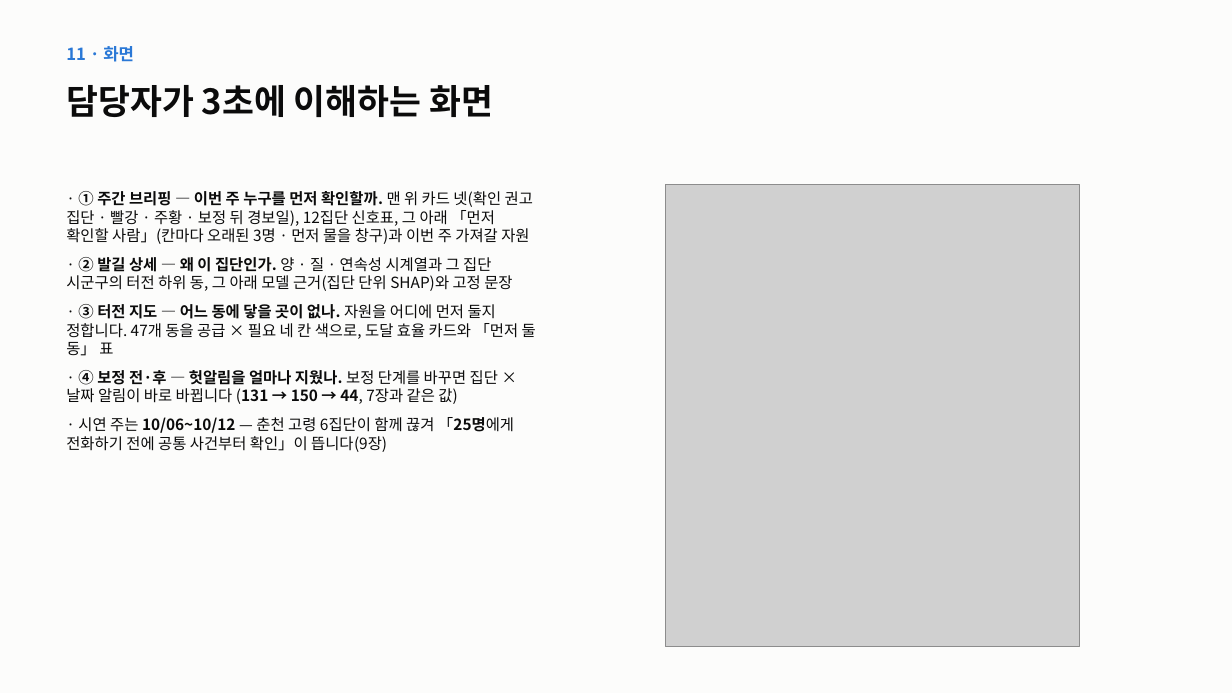
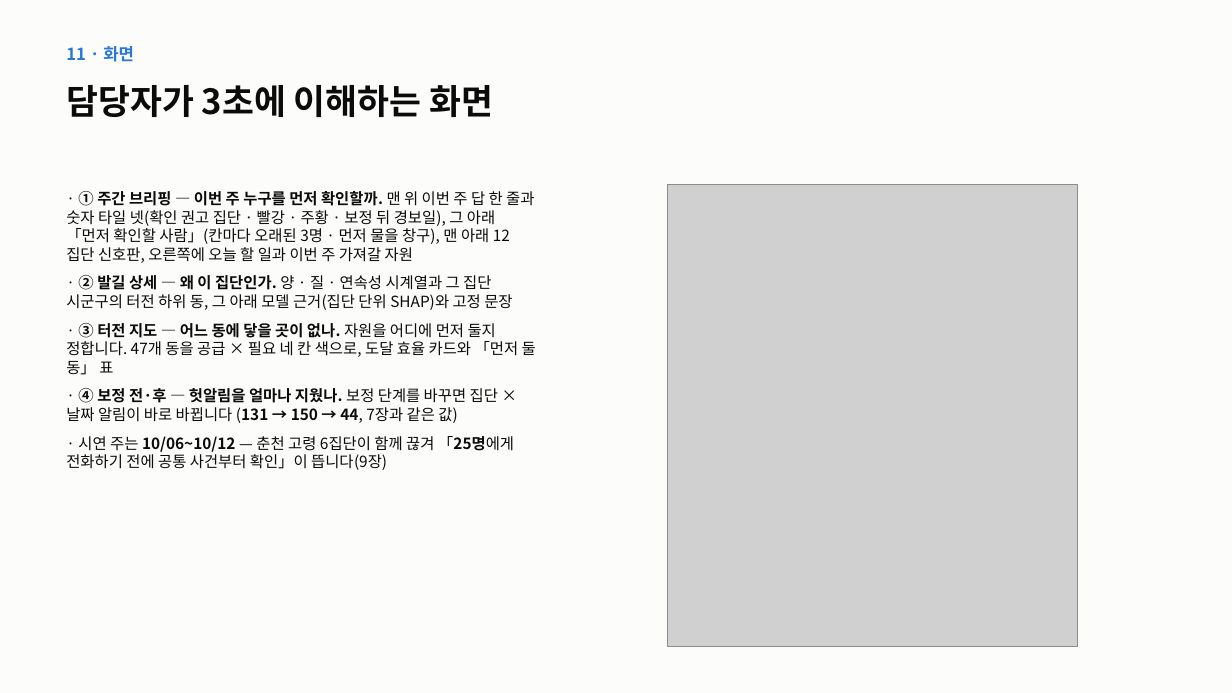
Before and after one commit to hsoo23/bigcontest-balgil, a slide deck: slide 12 of reports/발길_발표자료.pptx. Drawn at 1232x693 pixels with LibreOffice and Linux fonts; fonts in the diff are those of the drawing; grey boxes stand for pictures. Boxes give left, top, right and bottom in pixels: in the first picture for what was removed or moved away, otherwise in the second. Text is boxed around its words. In the diff, an @@ line names an element or a change of style, - is before the commit and + after.

Commit message:
발표 원고 PPTX를 11장 설명 바뀐 대로 다시 만들기 (build_slides_pptx.py)

```diff
--- a/reports/발길_발표자료.pptx
+++ b/reports/발길_발표자료.pptx
@@ text at [66,191,534,263]: text changed @@
-· ① 주간 브리핑 — 이번 주 누구를 먼저 확인할까. 맨 위 카드 넷(확인 권고 집단 · 빨강 · 주황 · 보정 뒤 경보일), 12집단 신호표, 그 아래 「먼저 확인할 사람」(칸마다 오래된 3명 · 먼저 물을 창구)과 이번 주 가져갈 자원
+· ① 주간 브리핑 — 이번 주 누구를 먼저 확인할까. 맨 위 이번 주 답 한 줄과 숫자 타일 넷(확인 권고 집단 · 빨강 · 주황 · 보정 뒤 경보일), 그 아래 「먼저 확인할 사람」(칸마다 오래된 3명 · 먼저 물을 창구), 맨 아래 12집단 신호판, 오른쪽에 오늘 할 일과 이번 주 가져갈 자원
```
